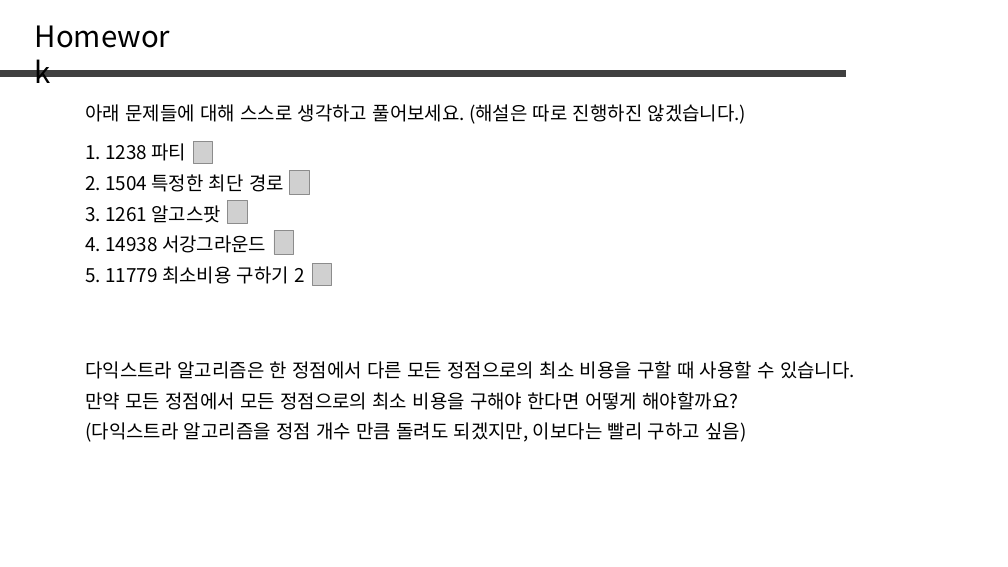
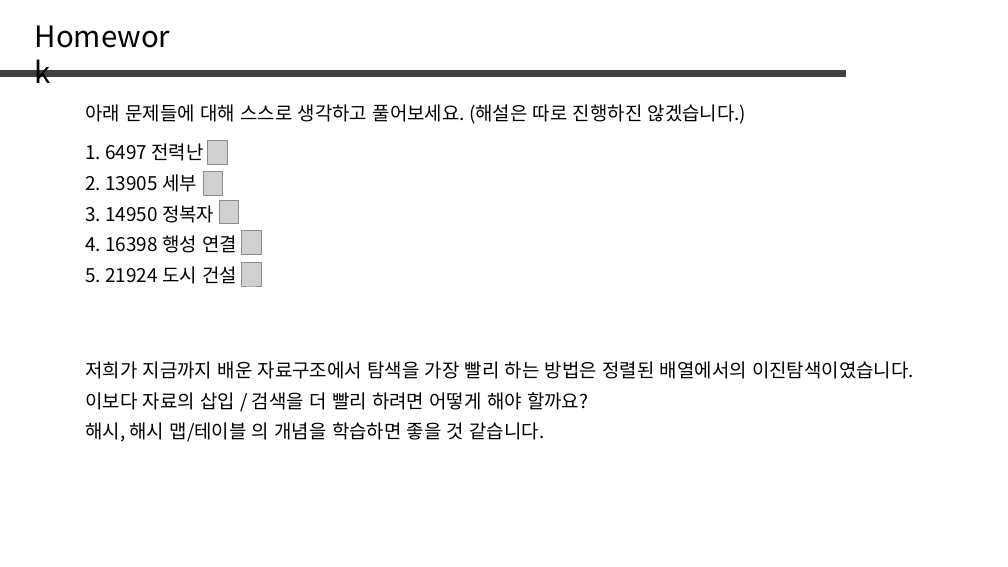
Before and after one commit to jaehoo1/PS-study, a slide deck: slide 25 of study/14_Minimum Spanning Tree, Kruskal.pptx (slide 21 before the commit). Drawn at 1008x567 pixels with LibreOffice and Linux fonts; fonts in the diff are those of the drawing; grey boxes stand for pictures. Boxes give left, top, right and bottom in pixels: in the first picture for what was removed or moved away, otherwise in the second. Text is boxed around its words. In the diff, an @@ line names an element or a change of style, - is before the commit and + after.

```diff
--- a/study/14_Minimum Spanning Tree, Kruskal.pptx
+++ b/study/14_Minimum Spanning Tree, Kruskal.pptx
@@ text at [85, 143, 204, 161]: text changed @@
-1. 1238 파티
+1. 6497 전력난
@@ picture removed at [194, 142, 212, 164] @@
@@ picture: place and size @@
-picture at [290, 171, 309, 194]
+picture at [208, 141, 228, 164]
@@ text at [85, 174, 197, 192]: text changed @@
-2. 1504 특정한 최단 경로
+2. 13905 세부
@@ picture added at [203, 172, 223, 195] @@
@@ text at [85, 205, 214, 223]: text changed @@
-3. 1261 알고스팟
+3. 14950 정복자
@@ picture: place and size @@
-picture at [228, 200, 247, 224]
+picture at [219, 200, 239, 224]
@@ text at [85, 235, 237, 253]: text changed @@
-4. 14938 서강그라운드
+4. 16398 행성 연결
@@ picture: place and size @@
-picture at [274, 231, 293, 254]
+picture at [241, 231, 261, 254]
@@ text at [85, 266, 237, 284]: text changed @@
-5. 11779 최소비용 구하기 2
+5. 21924 도시 건설
@@ picture added at [241, 262, 261, 286] @@
@@ picture removed at [312, 264, 331, 286] @@
@@ text at [85, 361, 914, 379]: text changed @@
-다익스트라 알고리즘은 한 정점에서 다른 모든 정점으로의 최소 비용을 구할 때 사용할 수 있습니다.
+저희가 지금까지 배운 자료구조에서 탐색을 가장 빨리 하는 방법은 정렬된 배열에서의 이진탐색이였습니다.
@@ text at [85, 392, 588, 410]: text changed @@
-만약 모든 정점에서 모든 정점으로의 최소 비용을 구해야 한다면 어떻게 해야할까요?
+이보다 자료의 삽입 / 검색을 더 빨리 하려면 어떻게 해야 할까요?
@@ text at [85, 422, 545, 442]: text changed @@
-(다익스트라 알고리즘을 정점 개수 만큼 돌려도 되겠지만, 이보다는 빨리 구하고 싶음)
+해시, 해시 맵/테이블 의 개념을 학습하면 좋을 것 같습니다.
```
Also in this commit, not shown: 3 other slides changed, 4 slides added.
